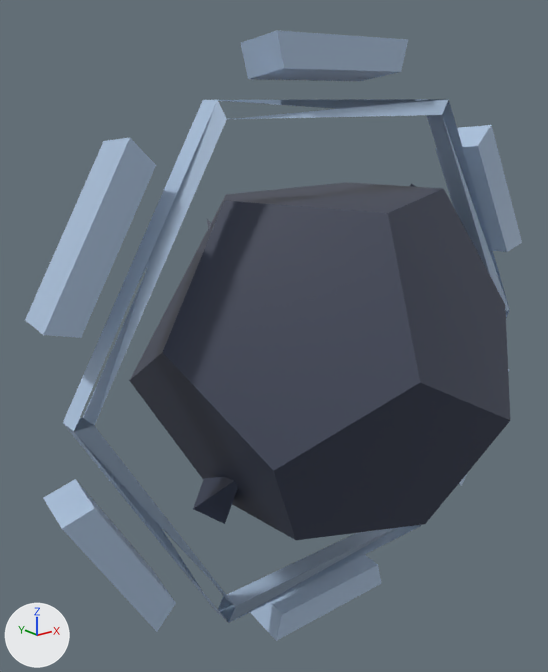
Two versions of the glTF model assets/warden.glb, one commit apart.
The view is the same before and after, from a 50 mm camera at (-4.32, -4.75, 2.13) aimed at (-0.3, 0.28, 0.12). Arrows for +X, +Y and +Z are at lower left; the lights stay in place. The older version comes first. Vertices at exactly the same position are counted once.

Script lines for the objects in view, before the commit:
```python
mat_vr_warden_armor = principled_material('VR_Warden_Armor')
mat_vr_warden_armor.base_color = (0.412, 0.541, 0.725)  # blue #acc2dd
mat_vr_warden_hull = principled_material('VR_Warden_Hull')
mat_vr_warden_hull.base_color = (0.036, 0.046, 0.082)  # dark blue #353d51
me_vr_warden_armor = bpy.data.meshes.new('VR_Warden_Armor')
me_vr_warden_armor.from_pydata(...)  # 72 vertices, 120 faces; spans x -2.59..2.59, y -0.26..0.22, z -2.59..2.59
me_vr_warden_armor.materials.append(mat_vr_warden_armor)  # blue #acc2dd
me_vr_warden_hull = bpy.data.meshes.new('VR_Warden_Hull')
me_vr_warden_hull.from_pydata(...)  # 40 vertices, 60 faces; spans x -1.62..1.72, y -1.61..1.59, z -1.43..1.4
me_vr_warden_hull.materials.append(mat_vr_warden_hull)  # dark blue #353d51
ob_vr_warden_armor = bpy.data.objects.new('VR_Warden_Armor', me_vr_warden_armor)
ob_vr_warden_armor.location = (0.0, 0.0, 0.0)
ob_vr_warden_hull = bpy.data.objects.new('VR_Warden_Hull', me_vr_warden_hull)
ob_vr_warden_hull.location = (0.0, 0.0, 0.0)
```
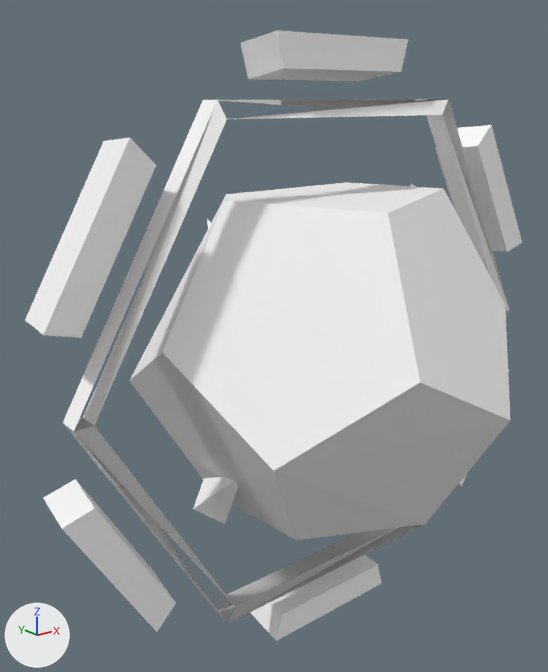
The change, as a list of edits to the scene's bpy script:
```text
Change mat_vr_warden_armor:
    where n0 = _N.new('ShaderNodeBsdfPrincipled'); n0.name = 'Principled BSDF'
    remove n0.inputs[0].default_value = (0.412, 0.541, 0.725, 1.0)  # 'Base Color', blue #acc2dd
    add n2 = _N.new('ShaderNodeVertexColor'); n2.name = 'Color Attribute'
    add _L.new(n2.outputs[0], n0.inputs[0])  # 'Color' to 'Base Color'
Change mat_vr_warden_hull:
    where n0 = _N.new('ShaderNodeBsdfPrincipled'); n0.name = 'Principled BSDF'
    remove n0.inputs[0].default_value = (0.036, 0.046, 0.082, 1.0)  # 'Base Color', dark blue #353d51
    add n2 = _N.new('ShaderNodeVertexColor'); n2.name = 'Color Attribute'
    add _L.new(n2.outputs[0], n0.inputs[0])  # 'Color' to 'Base Color'
Change me_vr_warden_armor:
    where me_vr_warden_armor.from_pydata(...)  # 72 vertices, 120 faces; spans x -2.59..2.59, y -0.26..0.22, z -2.59..2.59
    used by ob_vr_warden_armor; location = (0.0, 0.0, 0.0)
    me_vr_warden_armor part 1: vertex colours changed
Change me_vr_warden_hull:
    where me_vr_warden_hull.from_pydata(...)  # 40 vertices, 60 faces; spans x -1.62..1.72, y -1.61..1.59, z -1.43..1.4
    used by ob_vr_warden_hull; location = (0.0, 0.0, 0.0)
    me_vr_warden_hull part 2: vertex colours changed
```

Boxes [x1, y1, x2, y2] around the edits, measured in the pictures (548 x 672 px):
'VR_Warden_Hull', recoloured (lighter): [129, 182, 510, 540] in both
'VR_Warden_Armor', recoloured (lighter): [25, 30, 522, 641] in both
